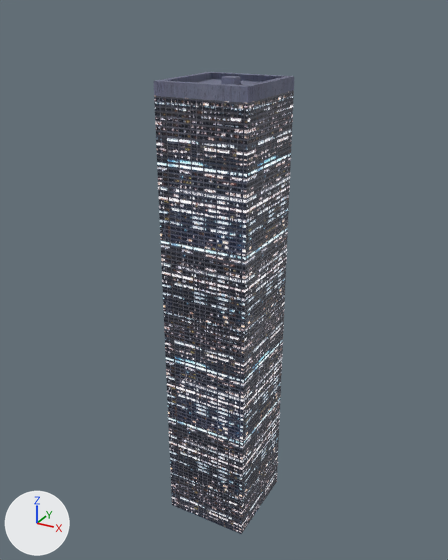
One commit to the glTF model public/assets/models/new-massive-skyscraper.glb: the scene before it, then after it.
The view is the same before and after, from a 50 mm lens placed at (184.0, -337.0, 353.0), pointed at (-3.0, 4.0, 182.0). The axes (+X, +Y, +Z) are drawn at lower left. The lights are the same throughout. The older version comes first. Where no turn or scale is listed for an object, it has been applied to the vertices.

The first picture shows 'new-massive-skyscraper'.
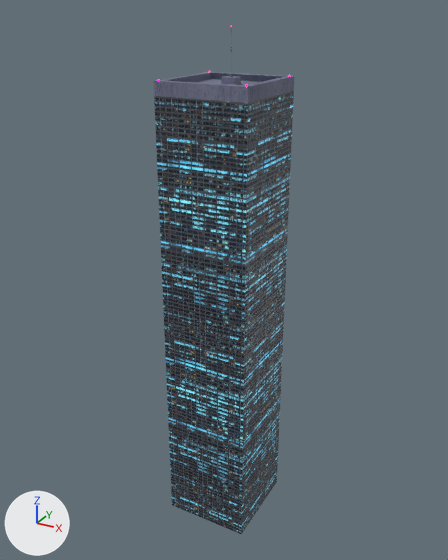
Commit message: add new skyscraper

What differs and where, as boxes [x1, y1, x2, y2] in the pictures (448 x 560 px):
```json
{"object": "new-massive-skyscraper", "change": "surface changed", "before": [154, 72, 294, 534], "after": [154, 72, 294, 534], "on screen": "darker"}
```

Scene script edits in JSON lines:
```json
{"op": "add", "block": "img_new_skyscraper_emissive12", "code": ["img_new_skyscraper_emissive12 = load_image('new-skyscraper-emissive12', '_unpacked/new-skyscraper-emissive12', 1024, 512, 'sRGB')"]}
{"block": "mat_building5_material_003", "where": "n0 = _N.new('ShaderNodeBsdfPrincipled'); n0.name = 'Principled BSDF'"}
{"op": "set", "path": "n0.inputs[28].default_value", "old": "1.0", "new": "3.0", "note": "'Emission Strength'"}
{"block": "mat_building5_material_003", "where": "n2 = _N.new('ShaderNodeTexImage'); n2.name = 'Image Texture'"}
{"op": "set", "path": "n2.image", "old": "img_new_skyscraper_emissive13", "new": "img_new_skyscraper_emissive12"}
```
